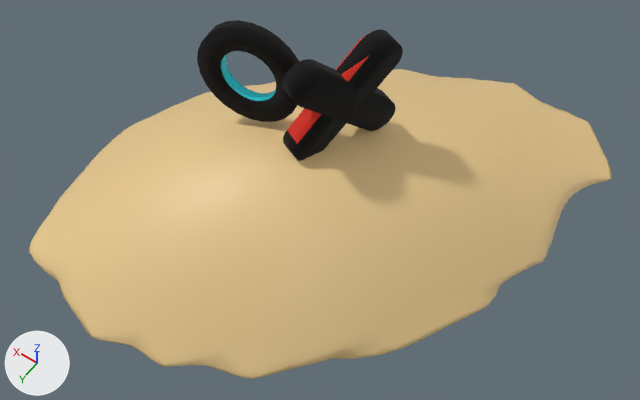
The OBJ model src/Assets/XOLogo.obj, before and after one commit.
Before and after are seen from a 50 mm camera at (-0.769, 1.229, 2.086) aimed at (0.162, -0.074, 0.038). Every picture has the same lights, and +X, +Y and +Z are marked at lower left. Where no turn or scale is listed for an object, it has been applied to the vertices.

Script lines for the objects in view, before the commit:
```python
me_modelxo_model_x_circle_003 = bpy.data.meshes.new('ModelXO_Model_X_Circle.003')
me_modelxo_model_x_circle_003.from_pydata(...)  # 768 vertices, 1504 faces; spans x 0.087..0.604, y -0.378..-0.045, z 0.165..0.507
# faces by material slot: [752, 368, 384]
me_modelxo_model_x_circle_003.materials.append(mat_material_002)  # black #000000
me_modelxo_model_x_circle_003.materials.append(mat_material_001)  # red #e03222
me_modelxo_model_x_circle_003.materials.append(mat_material_004)  # cyan #15d3e0
me_sphere_sphere_001 = bpy.data.meshes.new('Sphere_Sphere.001')
me_sphere_sphere_001.from_pydata(...)  # 2482 vertices, 4959 faces; spans x -0.47..0.97, y -1.03..0.59, z -0.16..0.18
me_sphere_sphere_001.materials.append(mat_piesok)  # its picture is missing
ob_modelxo_model_x_circle_003 = bpy.data.objects.new('ModelXO_Model_X_Circle.003', me_modelxo_model_x_circle_003)
ob_modelxo_model_x_circle_003.location = (0.0, 0.0, 0.0)
ob_sphere_sphere_001 = bpy.data.objects.new('Sphere_Sphere.001', me_sphere_sphere_001)
ob_sphere_sphere_001.location = (0.0, 0.0, 0.0)
```
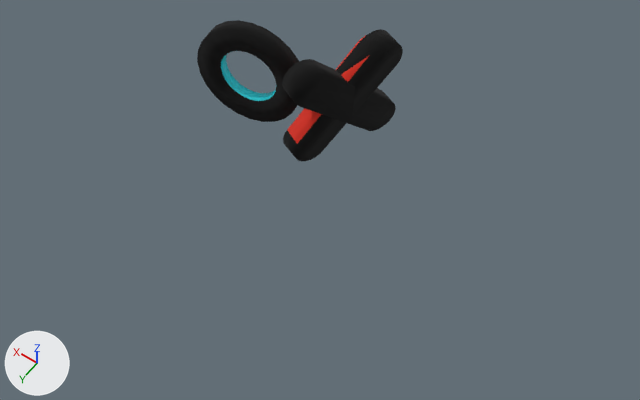
Location of each change, (x1, y1, x2, y2) in pixels of the pictures (640 x 400 px):
'Sphere_Sphere.001', deleted (beige)
    before: (29, 69, 611, 379)

The edits, one by one:
Object 'Sphere_Sphere.001' (ob_sphere_sphere_001) is deleted.
